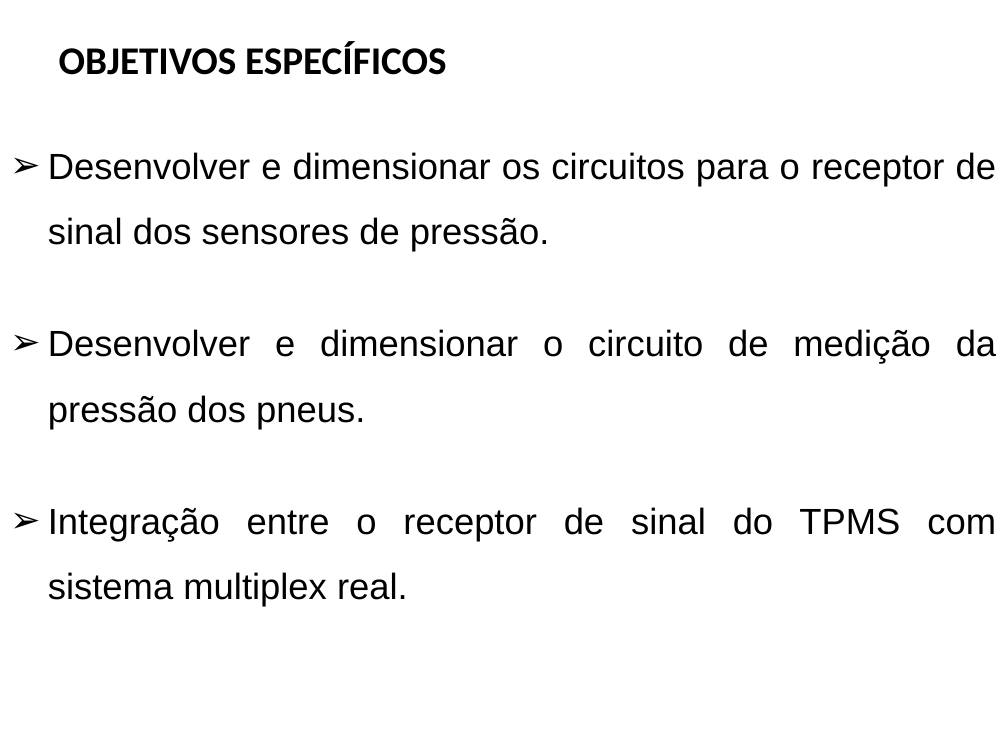
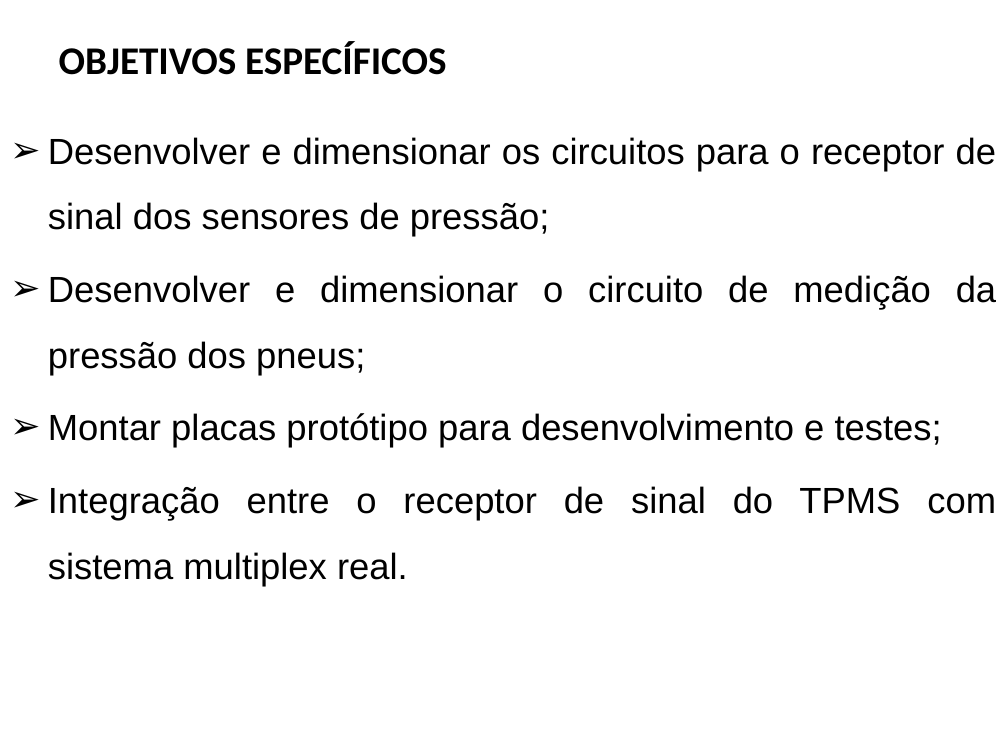
Before and after one commit to FabricioBalbinot/TCC_I, a slide deck: slide 5 of Apresentação TCC I.pptx. Drawn at 1008x756 pixels with LibreOffice and Linux fonts; fonts in the diff are those of the drawing; background and template pictures are left out. Boxes give left, top, right and bottom in pixels: in the first picture for what was removed or moved away, otherwise in the second. Text is boxed around its words. In the diff, an @@ line names an element or a change of style, - is before the commit and + after.

```diff
--- a/Apresentação TCC I.pptx
+++ b/Apresentação TCC I.pptx
@@ text "Desenvolver e dimensionar os circuitos ...": place and size @@
-text "Desenvolver e dimensionar os circuitos ..." at (48, 152, 996, 607)
+text "Desenvolver e dimensionar os circuitos ..." at (48, 137, 996, 586)
@@ text at (48, 137, 996, 448): text changed @@
-➢ Desenvolver e dimensionar os circuitos para o receptor de sinal dos sensores de pressão.
-➢ Desenvolver e dimensionar o circuito de medição da pressão dos pneus.
+➢ Desenvolver e dimensionar os circuitos para o receptor de sinal dos sensores de pressão;
+➢ Desenvolver e dimensionar o circuito de medição da pressão dos pneus;
+➢ Montar placas protótipo para desenvolvimento e testes;
```
Also in this commit, not shown: 8 other slides changed, 2 slides added, 5 slides removed, 10 other files.
